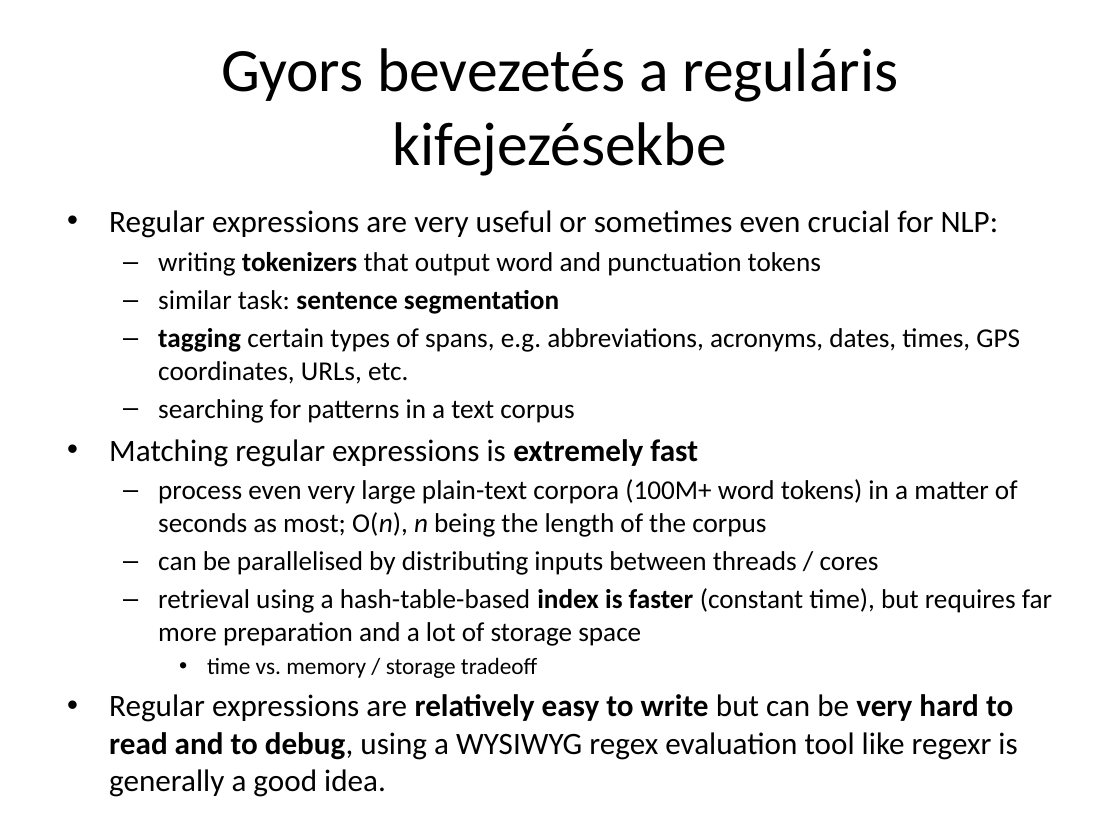
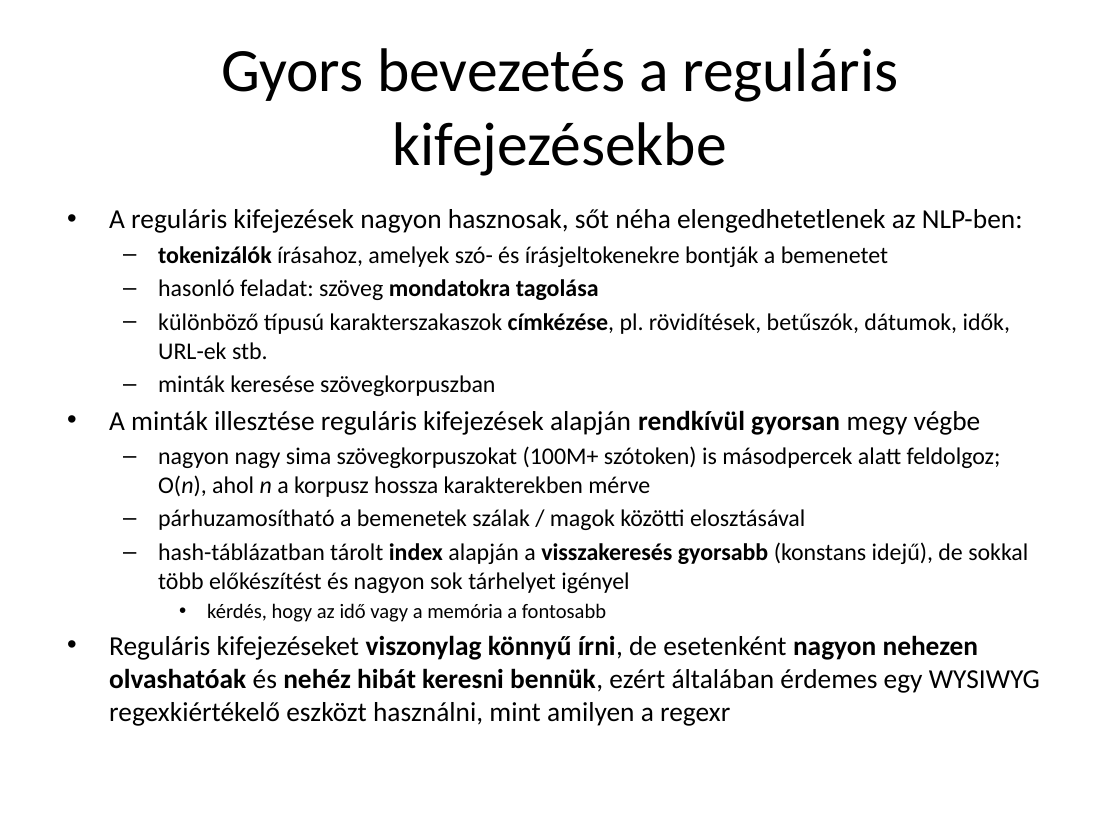
Before and after one commit to Clinical-Bioinformatics-Debrecen/nlp_magyar_2025, a slide deck: slide 27 of 2.pptx. Drawn at 1120x840 pixels with LibreOffice and Linux fonts; fonts in the diff are those of the drawing. Boxes give left, top, right and bottom in pixels: in the first picture for what was removed or moved away, otherwise in the second. Text is boxed around its words. In the diff, an @@ line names an element or a change of style, - is before the commit and + after.

```diff
--- a/2.pptx
+++ b/2.pptx
@@ text at (109,209,1040,726): text changed; size 17.5 to 15.4 pt @@
-• Regular expressions are very useful or sometimes even crucial for NLP:
-  – writing tokenizers that output word and punctuation tokens
-  – similar task: sentence segmentation
-  – tagging certain types of spans, e.g. abbreviations, acronyms, dates, times, GPS coordinates, URLs, etc.
-  – searching for patterns in a text corpus
-• Matching regular expressions is extremely fast
-  – process even very large plain-text corpora (100M+ word tokens) in a matter of seconds as most; O(n), n being the length of the corpus
-  – can be parallelised by distributing inputs between threads / cores
-  – retrieval using a hash-table-based index is faster (constant time), but requires far more preparation and a lot of storage space
-    • time vs. memory / storage tradeoff
-• Regular expressions are relatively easy to write but can be very hard to read and to debug, using a WYSIWYG regex evaluation tool like regexr is generally a good idea.
+• A reguláris kifejezések nagyon hasznosak, sőt néha elengedhetetlenek az NLP-ben:
+  – tokenizálók írásahoz, amelyek szó- és írásjeltokenekre bontják a bemenetet
+  – hasonló feladat: szöveg mondatokra tagolása
+  – különböző típusú karakterszakaszok címkézése, pl. rövidítések, betűszók, dátumok, idők, URL-ek stb.
+  – minták keresése szövegkorpuszban
+• A minták illesztése reguláris kifejezések alapján rendkívül gyorsan megy végbe
+  – nagyon nagy sima szövegkorpuszokat (100M+ szótoken) is másodpercek alatt feldolgoz; O(n), ahol n a korpusz hossza karakterekben mérve
+  – párhuzamosítható a bemenetek szálak / magok közötti elosztásával
+  – hash-táblázatban tárolt index alapján a visszakeresés gyorsabb (konstans idejű), de sokkal több előkészítést és nagyon sok tárhelyet igényel
+    • kérdés, hogy az idő vagy a memória a fontosabb
+• Reguláris kifejezéseket viszonylag könnyű írni, de esetenként nagyon nehezen olvashatóak és nehéz hibát keresni bennük, ezért általában érdemes egy WYSIWYG regexkiértékelő eszközt használni, mint amilyen a regexr
```
Also in this commit, not shown: 6 other slides changed.
